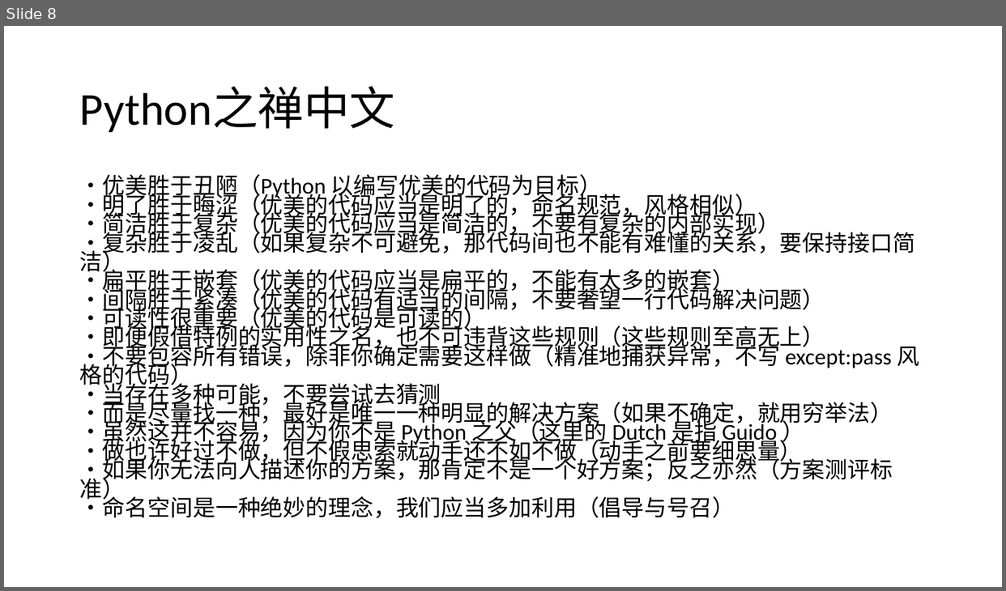
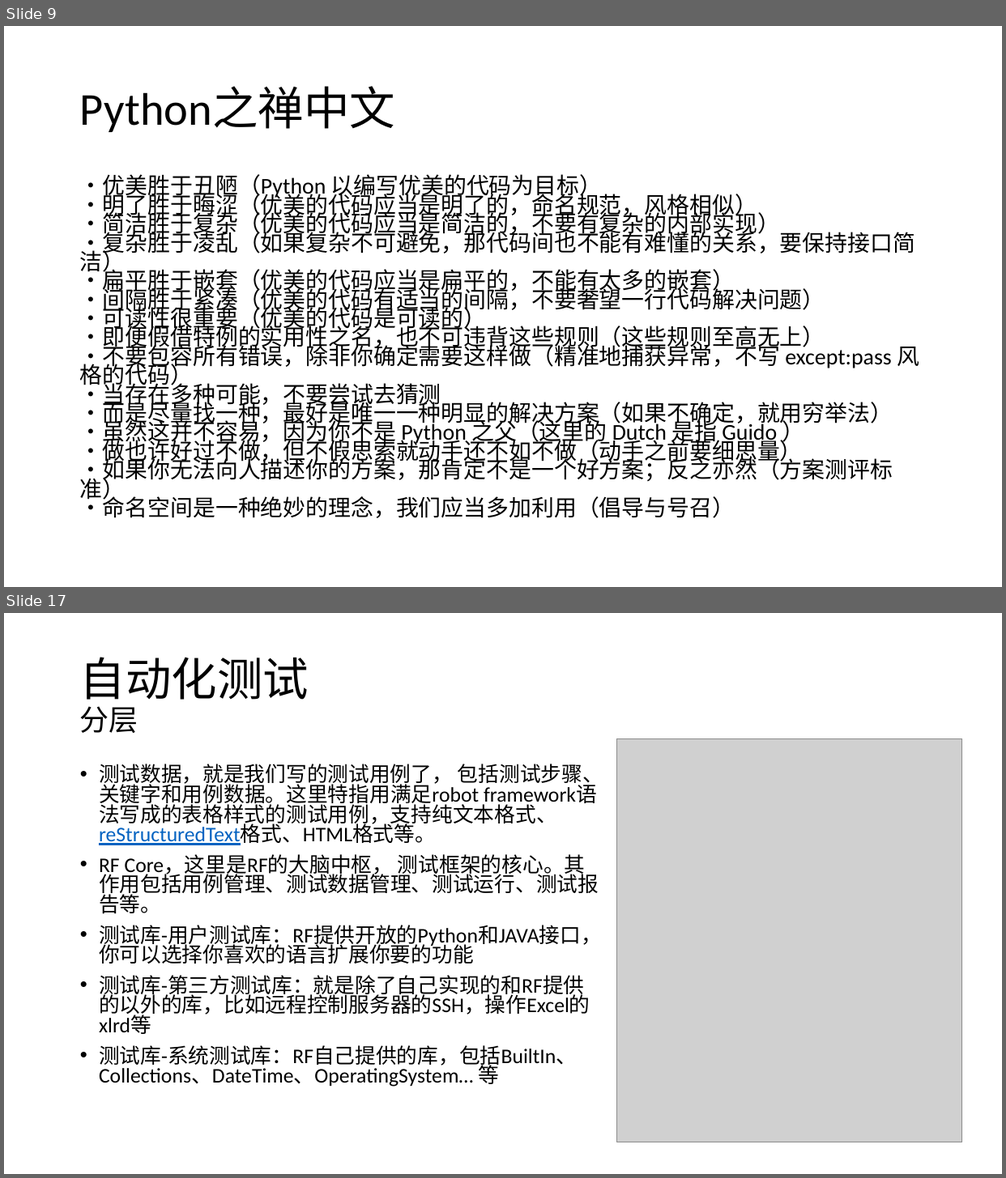
Before and after one commit to gougjp/test_auto, a slide deck: Python和自动化测试.pptx. Shown one above the other, each under a label of ours: slide 8 before the commit, slides 9 and 17 after it; the slides between them are not shown. The pictures are 1006x591 and 1006x1178 pixels, drawn with LibreOffice and Linux fonts; fonts in the diff are those of the drawing; grey boxes stand for pictures. Boxes give left, top, right and bottom in pixels: in the first picture for what was removed or moved away, otherwise in the second. Text is boxed around its words. In the diff, an @@ line names an element or a change of style, - is before the commit and + after.

```diff
--- a/Python和自动化测试.pptx
+++ b/Python和自动化测试.pptx
@@ slide 17 added at [4,613,1002,1174], background #FFFFFF @@
@@ title added at [80,657,309,733], 44 pt, text #000000 @@
+自动化测试
+分层
@@ picture added at [617,739,962,1143] @@
@@ text added at [99,764,603,1087], 20 pt, text #000000 @@
+• 测试数据，就是我们写的测试用例了， 包括测试步骤、关键字和用例数据。这里特指用满足robot framework语法写成的表格样式的测试用例，支持纯文本格式、reStructuredText格式、HTML格式等。
+• RF Core，这里是RF的大脑中枢， 测试框架的核心。其作用包括用例管理、测试数据管理、测试运行、测试报告等。
+• 测试库-用户测试库：RF提供开放的Python和JAVA接口，你可以选择你喜欢的语言扩展你要的功能
+• 测试库-第三方测试库：就是除了自己实现的和RF提供的以外的库，比如远程控制服务器的SSH，操作Excel的xlrd等
+• 测试库-系统测试库：RF自己提供的库，包括BuiltIn、Collections、DateTime、OperatingSystem… 等
@@ what was slide 8 is now slide 9 @@
```
Also in this commit, not shown: 4 slides changed, 6 other slides added.
